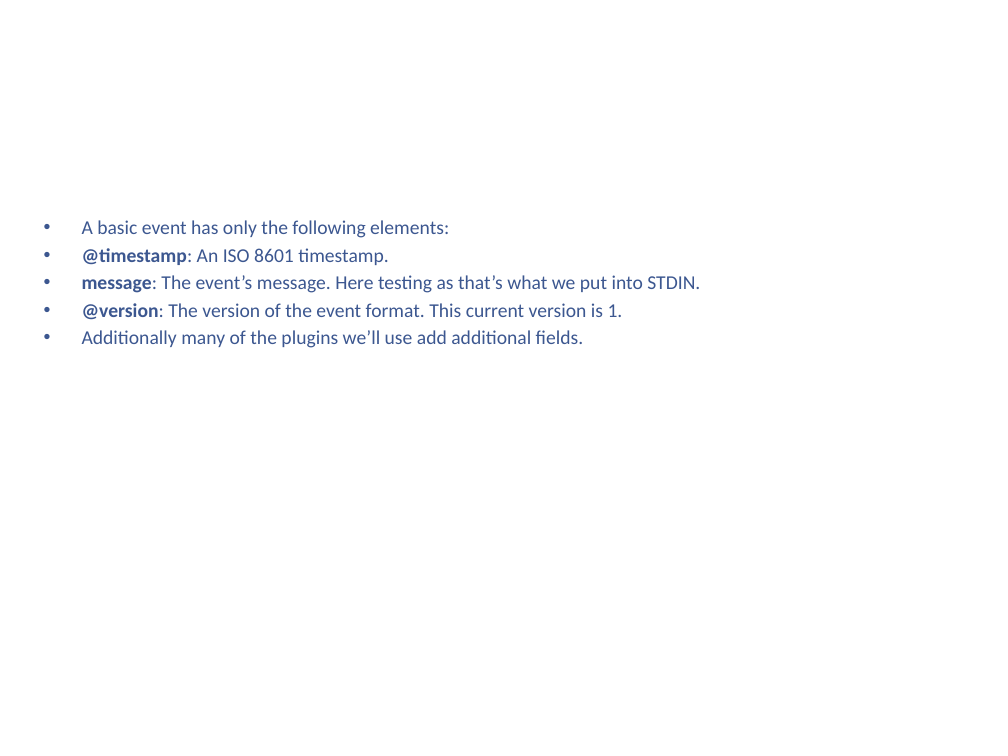
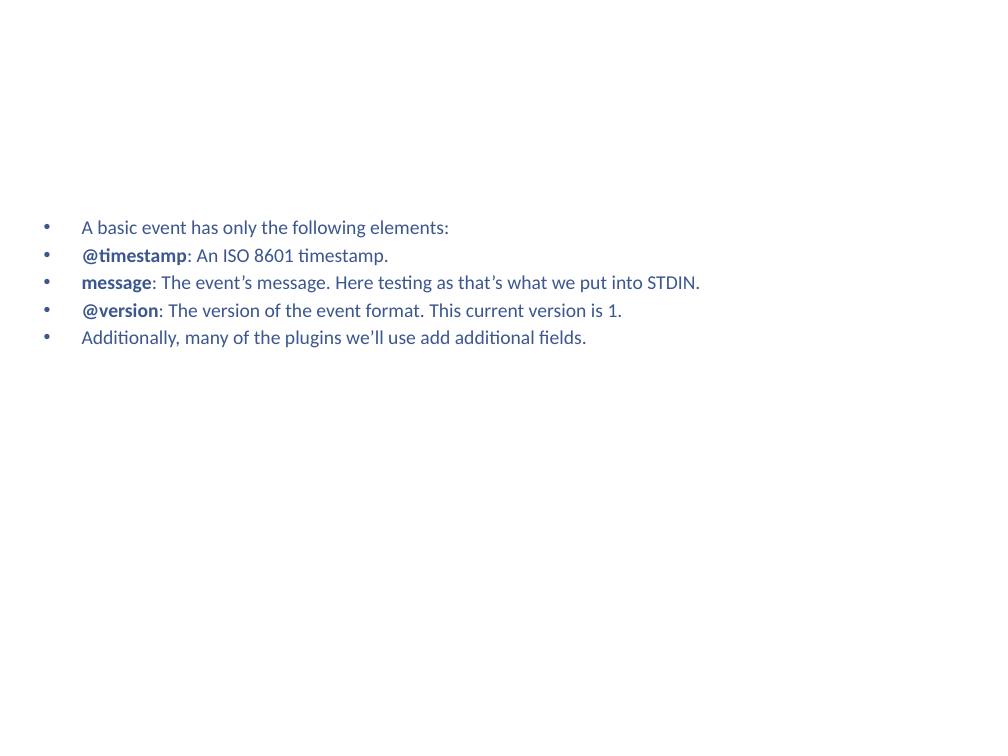
Before and after one commit to kenshincommon/ppts, a slide deck: slide 18 of Presentations/Logstash/Logstash.pptx (slide 14 before the commit). Drawn at 1008x756 pixels with LibreOffice and Linux fonts; fonts in the diff are those of the drawing; background and template pictures are left out. Boxes give left, top, right and bottom in pixels: in the first picture for what was removed or moved away, otherwise in the second. Text is boxed around its words. In the diff, an @@ line names an element or a change of style, - is before the commit and + after.

```diff
--- a/Presentations/Logstash/Logstash.pptx
+++ b/Presentations/Logstash/Logstash.pptx
@@ text at bbox=[82, 330, 587, 348]: text changed @@
-• Additionally many of the plugins we’ll use add additional fields.
+• Additionally, many of the plugins we’ll use add additional fields.
```
Also in this commit, not shown: 5 other slides changed, 16 slides added, 11 other files.
